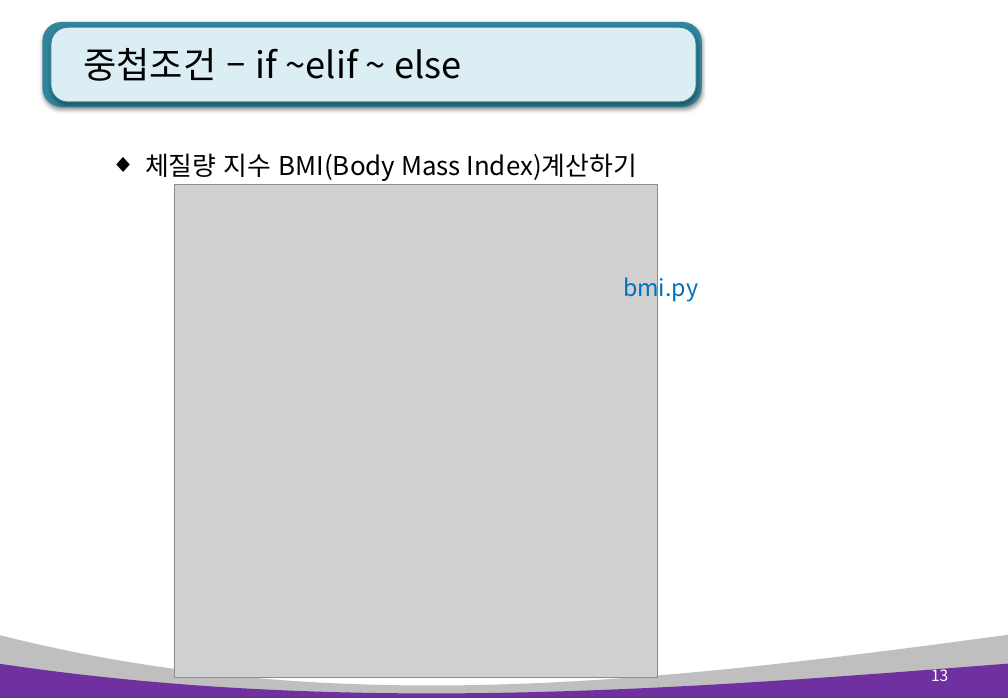
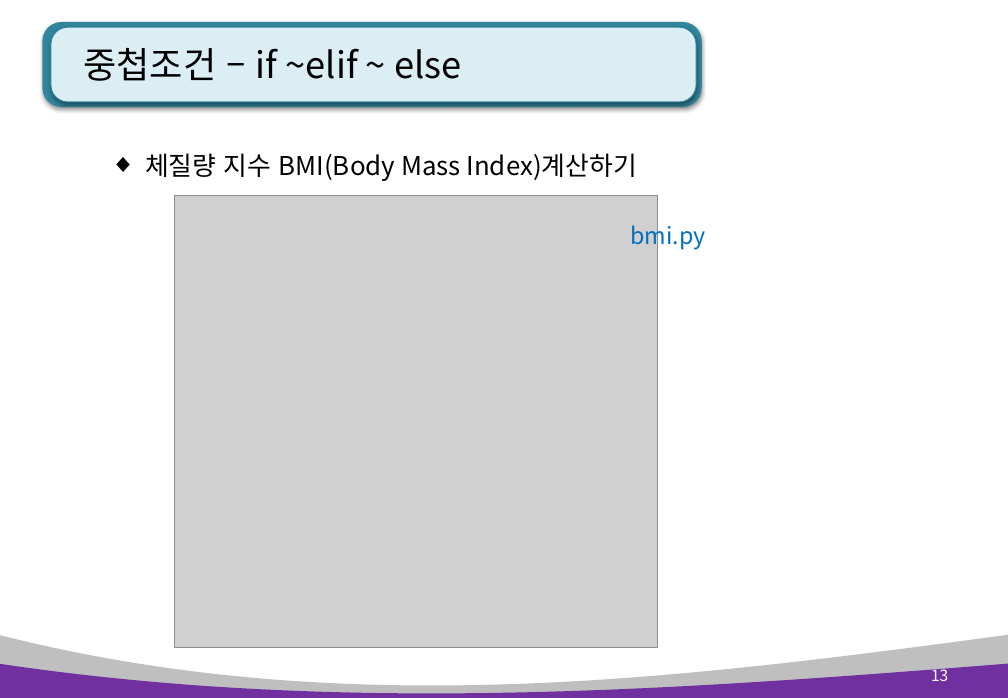
Before and after one commit to kiyongee2/green_project_web, a slide deck: slide 13 of python_ppt/Python 3장. 제어문(조건, 반복).pptx. Drawn at 1008x698 pixels with LibreOffice and Linux fonts; fonts in the diff are those of the drawing; grey boxes stand for pictures. Boxes give left, top, right and bottom in pixels: in the first picture for what was removed or moved away, otherwise in the second. Text is boxed around its words. In the diff, an @@ line names an element or a change of style, - is before the commit and + after.

```diff
--- a/python_ppt/Python 3장. 제어문(조건, 반복).pptx
+++ b/python_ppt/Python 3장. 제어문(조건, 반복).pptx
@@ picture: place and size @@
-picture at box(174, 184, 658, 678)
+picture at box(174, 195, 658, 648)
@@ text "bmi.py": place and size @@
-text "bmi.py" at box(623, 272, 698, 302)
+text "bmi.py" at box(630, 221, 705, 251)
```
Also in this commit, not shown: 2 other files.
